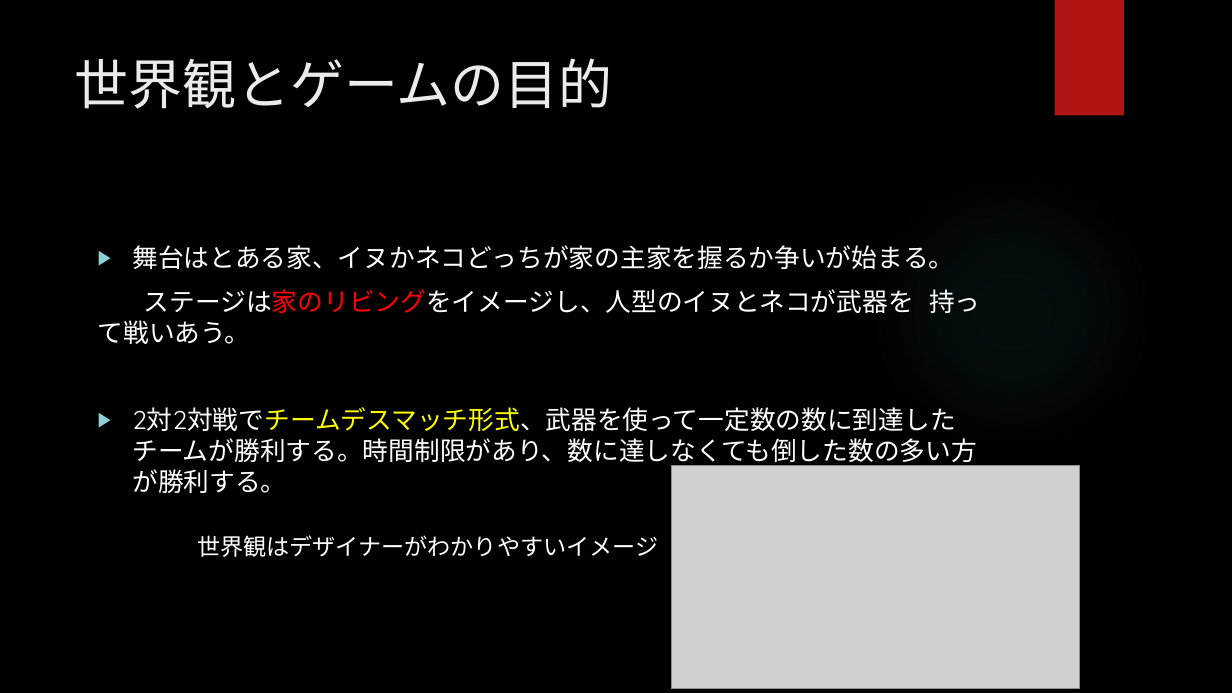
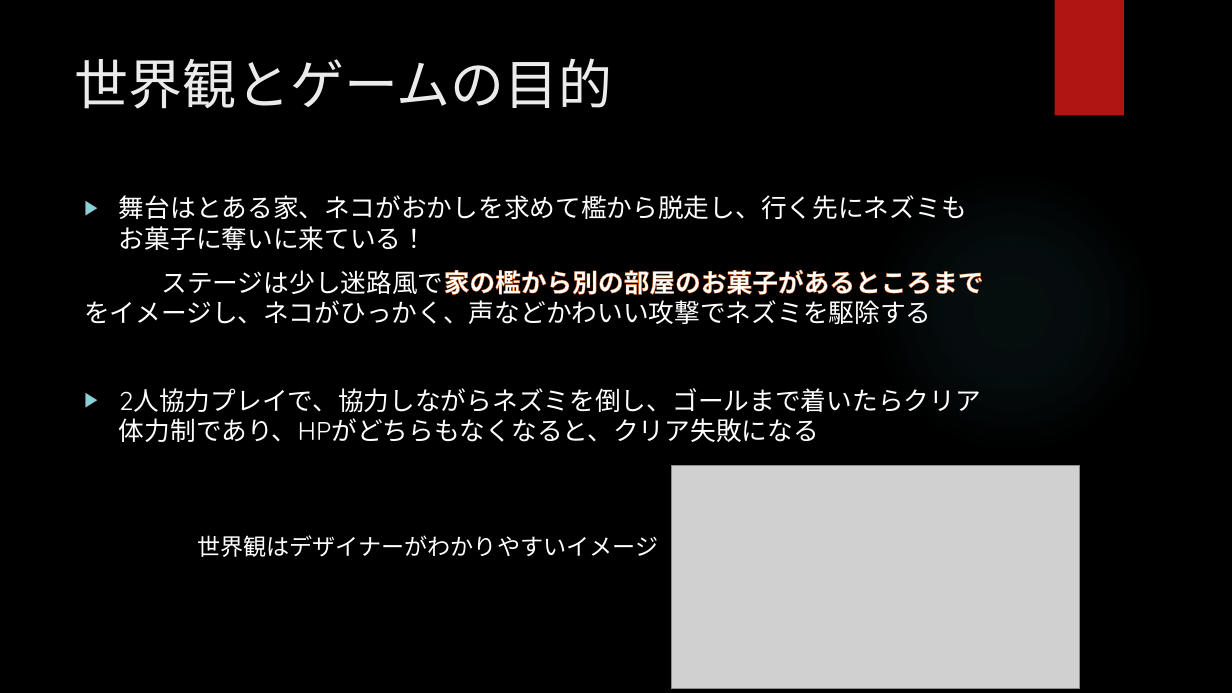
Before and after one commit to ayanokudo/okashi_222, a slide deck: slide 5 of schedule/チーム企画書.pptx (slide 4 before the commit). Drawn at 1232x693 pixels with LibreOffice and Linux fonts; fonts in the diff are those of the drawing; grey boxes stand for pictures; background and template pictures are left out. Boxes give left, top, right and bottom in pixels: in the first picture for what was removed or moved away, otherwise in the second. Text is boxed around its words. In the diff, an @@ line names an element or a change of style, - is before the commit and + after.

Commit message:
少し改善

```diff
--- a/schedule/チーム企画書.pptx
+++ b/schedule/チーム企画書.pptx
@@ text at [84,195,983,442]: text changed @@
-▶ 舞台はとある家、イヌかネコどっちが家の主家を握るか争いが始まる。
-ステージは家のリビングをイメージし、人型のイヌとネコが武器を 持って戦いあう。
-▶ 2対2対戦でチームデスマッチ形式、武器を使って一定数の数に到達したチームが勝利する。時間制限があり、数に達しなくても倒した数の多い方が勝利する。
+▶ 舞台はとある家、ネコがおかしを求めて檻から脱走し、行く先にネズミもお菓子に奪いに来ている！
+ステージは少し迷路風で家の檻から別の部屋のお菓子があるところまでをイメージし、ネコがひっかく、声などかわいい攻撃でネズミを駆除する
+▶ 2人協力プレイで、協力しながらネズミを倒し、ゴールまで着いたらクリア体力制であり、HPがどちらもなくなると、クリア失敗になる
```
Also in this commit, not shown: 2 other slides changed, 1 slide added, 1 other file.
